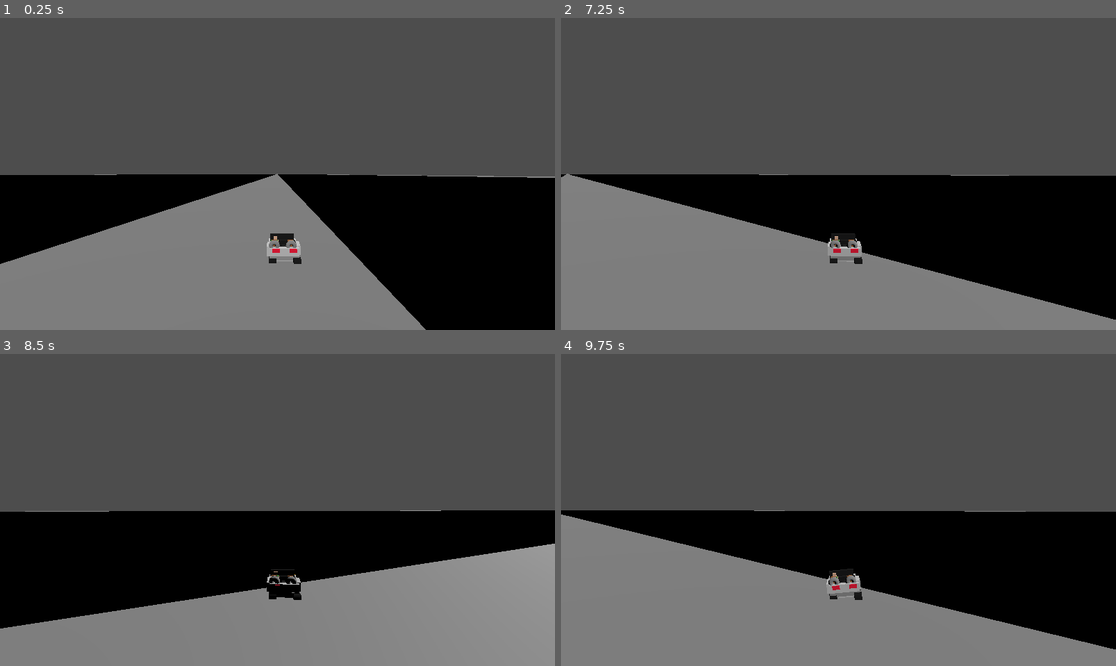
Above: before the commit, frames 1-4 (two rows, left to right).
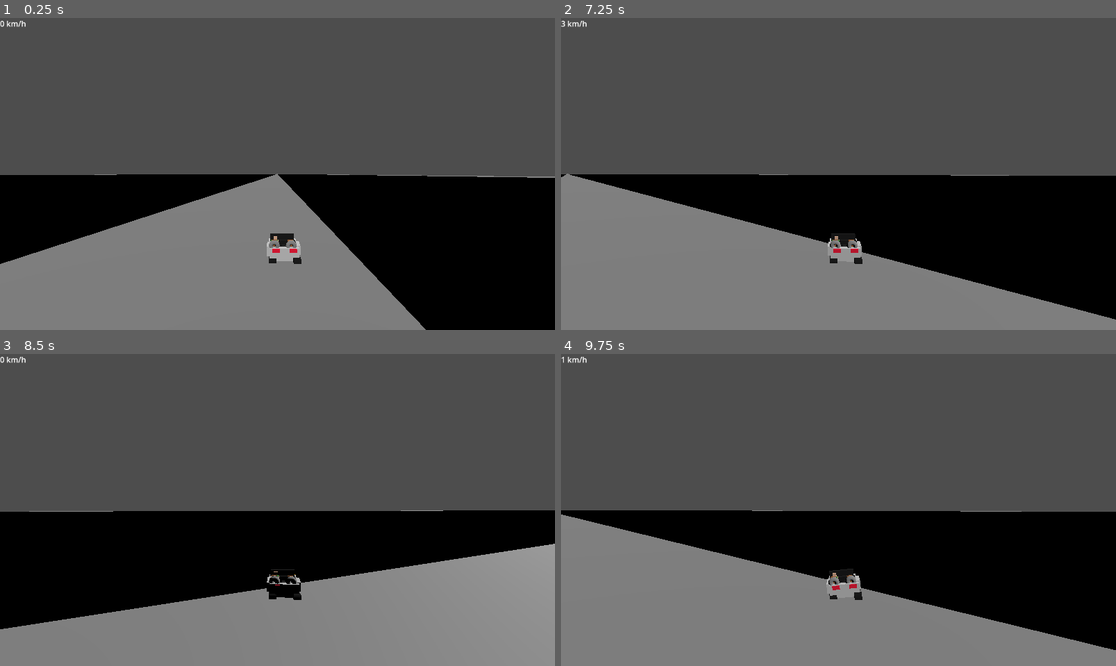
Above: after the commit, the same moments.

Repository: km2000-a11y/Urban-Drive
Game: Godot game, scene res://main.tscn
The game is run twice, just before and just after one commit, with the same random seed, the same clock (stepped at 60 frames per second) and the same inputs.
Inputs:
- Up to frame 1 (0.25 s): no input
- Up to frame 2 (7.25 s): tap Enter (ui_accept) at 0.5, 0.77, 1.52, 3.02, 3.77, 4.52, 5.75, 6.02, 6.77 s; hold D (turn_right) 0.53-1.28 s; hold Space (drift) 0.53-1.28 s; hold S (brake) 1.28-2.03 s; tap Shift (nos) every 1.5 s from 1.35 to 5.85 s; hold D (turn_right) 2.03-2.78 s; hold Space (drift) 2.03-2.78 s; hold W (accelerate) 2.78-3.53 s; hold Space (drift) 3.53-4.28 s; hold A (turn_left) 3.53-5.03 s; hold S (brake) 5.03-5.78 s; hold Space (drift) 5.03-5.78 s; hold D (turn_right) 5.78-6.53 s; hold W (accelerate) from 6.53 s (still down); hold Space (drift) from 6.53 s (still down)
- Up to frame 3 (8.5 s): release W (accelerate) at 7.28 s; release Space (drift) at 7.28 s; hold D (turn_right) 7.28-8.03 s; tap Shift (nos) at 7.35 s; tap Enter (ui_accept) at 7.52 s; hold S (brake) from 8.03 s (still down); hold Space (drift) from 8.03 s (still down)
- Up to frame 4 (9.75 s): release S (brake) at 8.78 s; release Space (drift) at 8.78 s; hold A (turn_left) 8.78-9.53 s; tap Shift (nos) at 8.85 s; tap Enter (ui_accept) at 9.02 s; hold W (accelerate) from 9.53 s (still down); hold Space (drift) from 9.53 s (still down)

The runs differ from the first frame. In frame 1, 0.1% of the frame differs, in the area x 0-54%, y 0-78%; in frame 2, 0.2%; in frame 3, 0.2%; in frame 4, 0.2%, in the area x 0-100%, y 0-95%.

Commit message:
uff776

Diff:
--- a/Scenes/audi_tt.tscn
+++ b/Scenes/audi_tt.tscn
@@ -47,7 +47,7 @@
 size = Vector3(0.7, 0.2, 0.1)
 
 [sub_resource type="BoxMesh" id="BoxMesh_dtqb8"]
-size = Vector3(0.8, 0.1, 1)
+size = Vector3(0.8, 0.1, 0.7)
 
 [sub_resource type="StandardMaterial3D" id="StandardMaterial3D_4a4rh"]
 albedo_color = Color(0.752941, 0.752941, 0.752941, 1)
@@ -165,7 +165,7 @@
 transform = Transform3D(-1, 0, 8.74228e-08, 0, 1, 0, -8.74228e-08, 0, -1, 0.203167, -0.15023, 0.711363)
 
 [node name="MeshInstance3D" type="MeshInstance3D" parent="ModelRoot/WheelHolder"]
-transform = Transform3D(-4.37114e-08, 1, 4.37114e-08, 0, -4.37114e-08, 1, 1, 4.37114e-08, 1.91069e-15, -0.111273, 0.0914237, -0.0129118)
+transform = Transform3D(-4.37114e-08, 1, 4.37114e-08, 0, -4.37114e-08, 1, 1, 4.37114e-08, 1.91069e-15, -0.111273, 0.224122, -0.128873)
 material_override = SubResource("StandardMaterial3D_08euy")
 mesh = SubResource("CylinderMesh_nfu50")
 
@@ -224,7 +224,7 @@
 mesh = SubResource("BoxMesh_i0x3i")
 
 [node name="MeshInstance3D7" type="MeshInstance3D" parent="ModelRoot"]
-transform = Transform3D(1, 0, 0, 0, 1, 0, 0, 0, 1, -7.01566e-08, 0.0727797, 0.464625)
+transform = Transform3D(1, 0, 0, 0, 1, 0, 0, 0, 1, -4.9989e-08, 0.0727797, 0.331061)
 mesh = SubResource("BoxMesh_dtqb8")
 
 [node name="MeshInstance3D8" type="MeshInstance3D" parent="ModelRoot"]
--- a/Scenes/audi_tt_roadster_32_2004.gd
+++ b/Scenes/audi_tt_roadster_32_2004.gd
@@ -13,7 +13,7 @@
 	horsepower = 247
 	max_rpm = 6500.0
 	zero_to_hundred = 6.4
-	top_speed_kmh = 251
+	top_speed_kmh = 250
 	turn_speed = 2.7
 	brake_strength = 20.0
 	lateral_friction = 1.15
--- a/Scenes/hummer_h1.tscn
+++ b/Scenes/hummer_h1.tscn
@@ -166,7 +166,7 @@
 mesh = SubResource("BoxMesh_huj04")
 
 [node name="MeshInstance3D4" type="MeshInstance3D" parent="ModelRoot"]
-transform = Transform3D(1, 0, 0, 0, 1, 0, 0, 0, 1, -0.252166, 0.582267, 0.296663)
+transform = Transform3D(1, 0, 0, 0, 1, 0, 0, 0, 1, -0.252166, 0.530355, 0.296663)
 material_override = SubResource("StandardMaterial3D_236c7")
 mesh = SubResource("BoxMesh_23567")
 
--- /dev/null
+++ b/Scenes/speedometer.gd
@@ -0,0 +1,4 @@
+extends CanvasLayer
+
+func _physics_process(delta: float) -> void:
+	$Control/Speed.text=str(int (round(Global.speed)))+" km/h"
--- /dev/null
+++ b/Scenes/speedometer.tscn
@@ -0,0 +1,19 @@
+[gd_scene load_steps=2 format=3 uid="uid://bhj15vaqmgc72"]
+
+[ext_resource type="Script" uid="uid://noe1aoudj6qy" path="res://Scenes/speedometer.gd" id="1_8kgwr"]
+
+[node name="Speedometer" type="CanvasLayer"]
+script = ExtResource("1_8kgwr")
+
+[node name="Control" type="Control" parent="."]
+layout_mode = 3
+anchors_preset = 15
+anchor_right = 1.0
+anchor_bottom = 1.0
+grow_horizontal = 2
+grow_vertical = 2
+
+[node name="Speed" type="Label" parent="Control"]
+layout_mode = 0
+offset_right = 40.0
+offset_bottom = 23.0
--- a/Scripts/base_car.gd
+++ b/Scripts/base_car.gd
@@ -161,6 +161,20 @@
 	# ------------------------------------------------------------
 	# RPM & GEARS
 	# ------------------------------------------------------------
+	var wall_block := false
+	var wall_scrape := false
+
+	for i in range(get_slide_collision_count()):
+		var col := get_slide_collision(i)
+		var n := col.get_normal()
+
+		# Direct head‑on wall block
+		if forward.dot(n) < -0.75:
+			wall_block = true
+
+		# Side scrape (right or left)
+		if abs(right.dot(n)) > 0.55:
+			wall_scrape = true
 	if speed_kmh < 2.0:
 		if accel > 0.1:
 			rpm = lerp(rpm, idle_rpm + 2500.0, delta * 2.5)
@@ -207,6 +221,9 @@
 		velocity.x = flat.x
 		velocity.z = flat.z
 
+	if wall_scrape:
+		velocity*=0.97
+
 	# ------------------------------------------------------------
 	# NITROUS
 	# ------------------------------------------------------------
@@ -272,6 +289,8 @@
 	velocity.x = flat2.x
 	velocity.z = flat2.z
 
+	Global.speed=speed_kmh
+
 	# ------------------------------------------------------------
 	# GRAVITY
 	# ------------------------------------------------------------
@@ -300,26 +319,3 @@
 			other.velocity -= impulse / other.mass
 
 	# DEBUG
-	_debug_stats(delta, flat2.length())
-
-# ============================================================
-#  DEBUG
-# ============================================================
-func _debug_stats(delta: float, speed: float) -> void:
-	if not debug_enabled:
-		return
-
-	debug_timer += delta
-	if debug_timer < 1.0:
-		return
-	debug_timer = 0.0
-
-	var speed_kmh: int = speed * 3.6
-
-	print("\n===== CAR DEBUG =====")
-	print("Speed:", speed_kmh, "km/h")
-	print("PP:", performance_points)
-	print("=====================\n")
-	print("ON FLOOR:", is_on_floor(), "vel:", velocity)
-	print("BODY POS:", global_transform.origin)
-	print("MODEL POS:", car_model.global_transform.origin)
--- a/Scripts/bmw_325ti_2002.gd
+++ b/Scripts/bmw_325ti_2002.gd
@@ -13,7 +13,7 @@
 	horsepower = 192
 	max_rpm = 6500.0
 	zero_to_hundred = 7.2
-	top_speed_kmh = 241
+	top_speed_kmh = 240
 	turn_speed = 2.7
 	brake_strength = 11.0
 	lateral_friction = 1.05
--- a/Scripts/hummer_h1_2000.gd
+++ b/Scripts/hummer_h1_2000.gd
@@ -13,7 +13,7 @@
 	horsepower = 195
 	max_rpm = 3400.0
 	zero_to_hundred = 13.5
-	top_speed_kmh = 171
+	top_speed_kmh = 170
 	turn_speed = 1.4
 	brake_strength = 9.0
 	lateral_friction = 0.92
--- a/Scripts/mini_cooper_s_2012.gd
+++ b/Scripts/mini_cooper_s_2012.gd
@@ -13,7 +13,7 @@
 	horsepower = 181
 	max_rpm = 6500.0
 	zero_to_hundred = 6.9
-	top_speed_kmh = 226
+	top_speed_kmh = 225
 	turn_speed = 3.0
 	brake_strength = 12.0
 	lateral_friction = 1.12
--- /dev/null
+++ b/global.gd
@@ -0,0 +1,3 @@
+extends Node
+
+var speed
--- a/main.tscn
+++ b/main.tscn
@@ -1,7 +1,8 @@
-[gd_scene load_steps=3 format=3 uid="uid://cxi25dbhhlmu5"]
+[gd_scene load_steps=4 format=3 uid="uid://cxi25dbhhlmu5"]
 
 [ext_resource type="PackedScene" uid="uid://b0rspyplkxvyp" path="res://Tracks/track.tscn" id="1_0xm2m"]
 [ext_resource type="PackedScene" uid="uid://72uh2jduq10m" path="res://Scenes/audi_tt.tscn" id="2_0xm2m"]
+[ext_resource type="PackedScene" uid="uid://bhj15vaqmgc72" path="res://Scenes/speedometer.tscn" id="3_h2yge"]
 
 [node name="Node" type="Node"]
 
@@ -14,4 +15,6 @@
 [node name="AUDI TT" parent="." instance=ExtResource("2_0xm2m")]
 transform = Transform3D(1, 0, 0, 0, 1, 0, 0, 0, 1, 2.8858, 0.687959, -0.98077)
 
+[node name="Speedometer" parent="." instance=ExtResource("3_h2yge")]
+
 [editable path="AUDI TT"]
--- a/new_beetle_rsi_2001.gd
+++ b/new_beetle_rsi_2001.gd
@@ -13,7 +13,7 @@
 	horsepower = 224
 	max_rpm = 6500.0
 	zero_to_hundred = 6.5
-	top_speed_kmh = 235
+	top_speed_kmh = 234
 	turn_speed = 2.5
 	brake_strength = 20.0
 	lateral_friction = 1.20
--- a/project.godot
+++ b/project.godot
@@ -14,6 +14,10 @@
 run/main_scene="uid://cxi25dbhhlmu5"
 config/features=PackedStringArray("4.4", "GL Compatibility")
 config/icon="res://icon.svg"
+
+[autoload]
+
+Global="*res://global.gd"
 
 [input]
 
Not shown, added: Scenes/speedometer.gd.uid
Not shown, added: global.gd.uid
